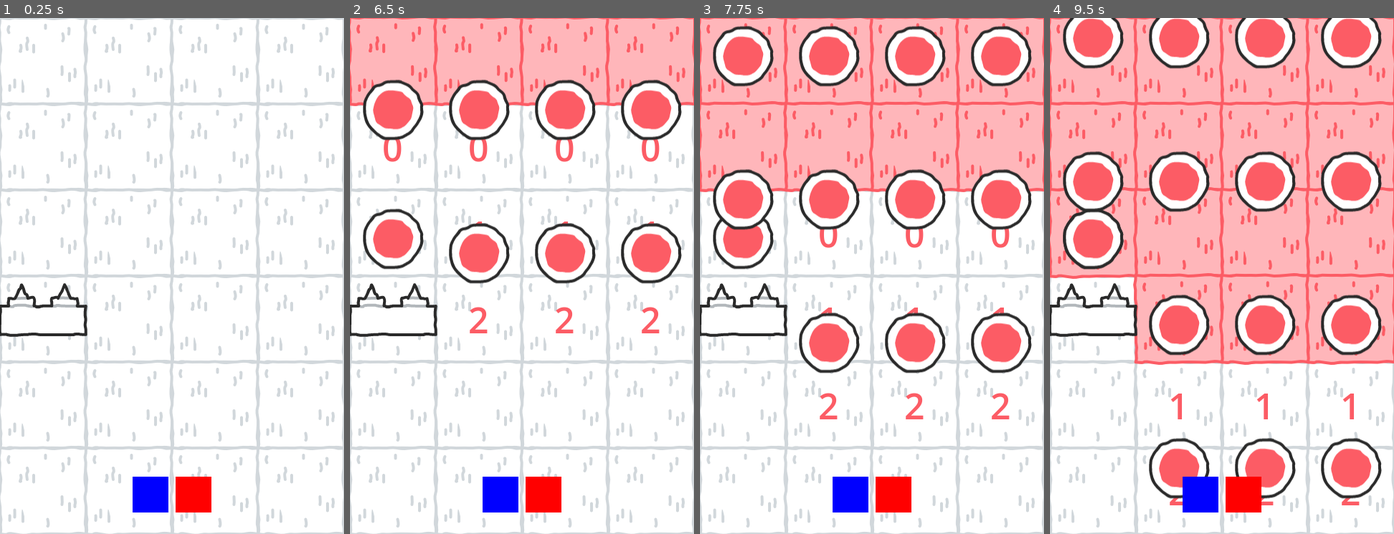
Above: before the commit, frames 1-4 (left to right).
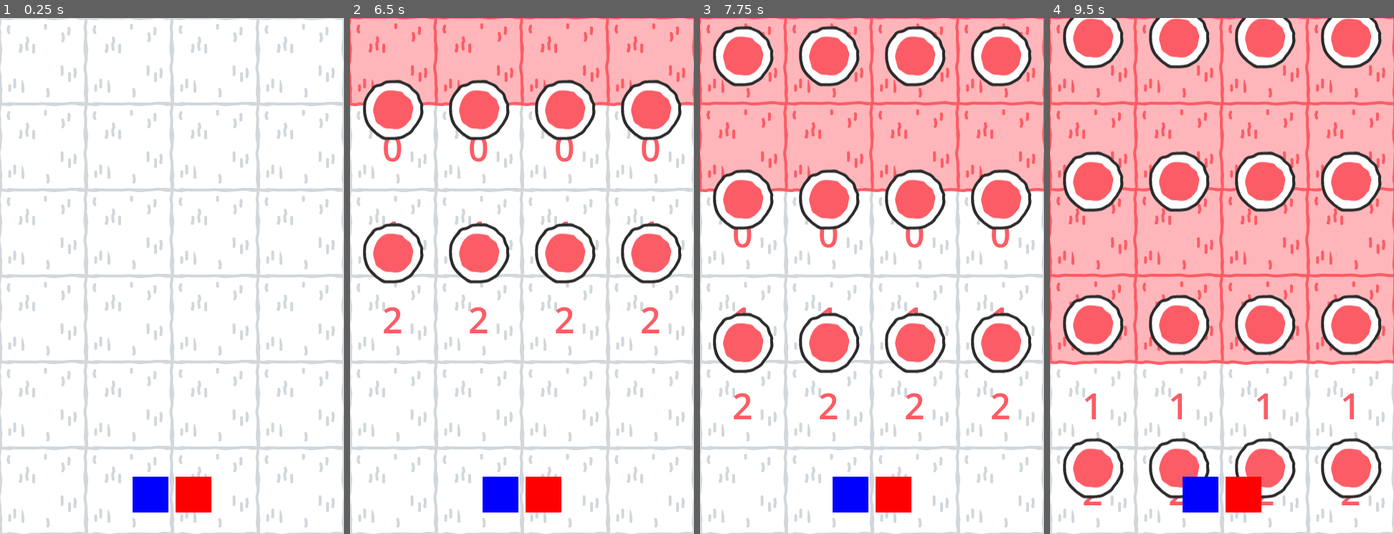
Above: after the commit, the same moments.

Repository: martinboue/ludum-dare-54
Game: Godot game, scene res://src/world.tscn
The game is run twice, just before and just after one commit, with the same random seed, the same clock (stepped at 60 frames per second) and the same inputs.
Inputs (mouse positions are in pixels of both pictures, inside the frame that each line leads up to):
- Up to frame 1 (0.25 s): no input
- Up to frame 2 (6.5 s): tap Enter at 0.5, 2 s; move the mouse to (597, 250) at 0.52 s; click (597, 250) at 0.67 s; tap Space at 1.25, 2.75 s; move the mouse to (453, 301) at 1.27 s; click (453, 301) at 1.42 s; move the mouse to (556, 162) at 2.02 s; click (556, 162) at 2.17 s; move the mouse to (504, 379) at 2.77 s; click (504, 379) at 2.92 s; move the mouse to (625, 353) at 3.52 s; click (625, 353) at 3.67 s; move the mouse to (418, 198) at 4.27 s; click (418, 198) at 4.42 s; move the mouse to (539, 276) at 5.02 s; click (539, 276) at 5.17 s; move the mouse to (470, 147) at 5.77 s; click (470, 147) at 5.92 s
- Up to frame 3 (7.75 s): move the mouse to (947, 250) at 6.52 s; click (947, 250) at 6.67 s; move the mouse to (803, 301) at 7.27 s; click (803, 301) at 7.42 s
- Up to frame 4 (9.5 s): move the mouse to (1256, 162) at 8.02 s; click (1256, 162) at 8.17 s; move the mouse to (1204, 379) at 8.77 s; click (1204, 379) at 8.92 s

The runs differ from the first frame. In frame 1, 0.7% of the frame differs, in the area x 0-26%, y 51-62%; in frame 2, 2.1%; in frame 3, 2.7%; in frame 4, 6.7%, in the area x 0-26%, y 37-95%.

Commit message:
Add defeat screen

Diff:
--- a/src/hud.gd
+++ b/src/hud.gd
@@ -1,10 +1,13 @@
 extends CanvasLayer
 
 signal unit_selection_changed(selected_unit)
+signal restart()
 
 var selected_unit = null
 
 func _ready() -> void:
+	$Defeat.visible = false
+
 	for c in get_tree().get_nodes_in_group("unit_picker"):
 		if c is UnitPicker:
 			c.selection_changed.connect(_raise_unit_selection_changed)
@@ -16,3 +19,9 @@
 	elif selected_unit == value:
 		selected_unit = null
 		unit_selection_changed.emit(selected_unit)
+
+func _on_map_defeat() -> void:
+	$Defeat.visible = true
+
+func _on_defeat_restart() -> void:
+	restart.emit()
--- a/src/hud.tscn
+++ b/src/hud.tscn
@@ -1,7 +1,8 @@
-[gd_scene load_steps=3 format=3 uid="uid://5wxrk2uhicqd"]
+[gd_scene load_steps=4 format=3 uid="uid://5wxrk2uhicqd"]
 
 [ext_resource type="Script" path="res://src/hud.gd" id="1_qj2h8"]
 [ext_resource type="PackedScene" uid="uid://d4cr3cqb57b63" path="res://src/unit_picker.tscn" id="1_vqrfc"]
+[ext_resource type="PackedScene" uid="uid://hxlj6ss44p5n" path="res://src/hud/defeat/defeat.tscn" id="3_3uo3g"]
 
 [node name="HUD" type="CanvasLayer"]
 script = ExtResource("1_qj2h8")
@@ -28,5 +29,19 @@
 color = Color(1, 0, 0, 1)
 value = 1
 
+[node name="Defeat" parent="." instance=ExtResource("3_3uo3g")]
+anchors_preset = 8
+anchor_left = 0.5
+anchor_top = 0.5
+anchor_right = 0.5
+anchor_bottom = 0.5
+offset_left = -108.0
+offset_top = -60.5
+offset_right = 108.0
+offset_bottom = 60.5
+grow_horizontal = 2
+grow_vertical = 2
+
 [connection signal="selection_changed" from="HBoxContainer/DefenderUnit" to="." method="_on_defender_unit_selection_changed"]
 [connection signal="selection_changed" from="HBoxContainer/SoldierUnit" to="." method="_on_soldier_unit_selection_changed"]
+[connection signal="restart" from="Defeat" to="." method="_on_defeat_restart"]
--- /dev/null
+++ b/src/hud/defeat/defeat.gd
@@ -0,0 +1,7 @@
+# Defeat
+extends VBoxContainer
+
+signal restart()
+
+func _on_restart_button_pressed() -> void:
+	restart.emit()
--- /dev/null
+++ b/src/hud/defeat/defeat.tscn
@@ -0,0 +1,22 @@
+[gd_scene load_steps=2 format=3 uid="uid://hxlj6ss44p5n"]
+
+[ext_resource type="Script" path="res://src/hud/defeat/defeat.gd" id="1_rpirh"]
+
+[node name="VBoxContainer" type="VBoxContainer"]
+offset_right = 40.0
+offset_bottom = 40.0
+script = ExtResource("1_rpirh")
+
+[node name="DefeatLabel" type="Label" parent="."]
+layout_mode = 2
+theme_override_colors/font_color = Color(0.988235, 0.360784, 0.396078, 1)
+theme_override_colors/font_outline_color = Color(0.988235, 1, 1, 1)
+theme_override_constants/outline_size = 20
+theme_override_font_sizes/font_size = 60
+text = "DEFEAT"
+
+[node name="RestartButton" type="Button" parent="."]
+layout_mode = 2
+text = "RESTART"
+
+[connection signal="pressed" from="RestartButton" to="." method="_on_restart_button_pressed"]
--- a/src/map/cell/cell.gd
+++ b/src/map/cell/cell.gd
@@ -4,6 +4,8 @@
 @onready var timer = $Timer
 @onready var label = $Label
 @onready var enemy_sprite = $EnemySprite
+
+signal friendly_changed(friendly: bool)
 
 var friendly = true
 var cell_up: Cell
@@ -31,3 +33,4 @@
 	friendly = !friendly
 	enemy_sprite.visible = !friendly
 	label.visible = false
+	friendly_changed.emit(friendly)
--- a/src/map/map.gd
+++ b/src/map/map.gd
@@ -2,8 +2,13 @@
 extends Node2D
 
 @onready var tilemap: TileMap = $TileMap
+
+signal defeat()
+
 var cell_scene = preload("res://src/map/cell/cell.tscn")
 var spawner_scene = preload("res://src/map/spawner/spawner.tscn")
+
+var friendly_cells := 0
 
 func _ready() -> void:
 	# Generate cells on top of the map
@@ -19,6 +24,8 @@
 			tilemap.add_child(cell)
 			cell.position.x = col * cell_width + cell_width / 2.0
 			cell.position.y = row * cell_height + cell_height / 2.0
+			cell.friendly_changed.connect(_on_cell_friendly_changed)
+			friendly_cells += 1
 
 			cell.cell_up = cell_up
 			if cell_up != null:
@@ -32,3 +39,8 @@
 		tilemap.add_child(spawner)
 		spawner.position.x = col * cell_width + cell_width / 2.0
 		spawner.position.y = -cell_height
+
+func _on_cell_friendly_changed(friendly: bool):
+	friendly_cells += 1 if friendly else -1
+	if friendly_cells == 0:
+		defeat.emit()
--- a/src/world.tscn
+++ b/src/world.tscn
@@ -1,18 +1,15 @@
-[gd_scene load_steps=5 format=3 uid="uid://5xxp6pditk76"]
+[gd_scene load_steps=4 format=3 uid="uid://5xxp6pditk76"]
 
 [ext_resource type="Script" path="res://src/world.gd" id="1_0r1rl"]
 [ext_resource type="PackedScene" uid="uid://5wxrk2uhicqd" path="res://src/hud.tscn" id="1_jnbij"]
 [ext_resource type="PackedScene" uid="uid://dv8et4lw8l01b" path="res://src/map/map.tscn" id="1_yghnl"]
-[ext_resource type="PackedScene" uid="uid://c0vj8vuc83lh7" path="res://src/units/defenses/wall/wall.tscn" id="2_7ll8k"]
 
 [node name="World" type="Node2D"]
 script = ExtResource("1_0r1rl")
 
 [node name="Map" parent="." instance=ExtResource("1_yghnl")]
 
-[node name="Wall" parent="Map" instance=ExtResource("2_7ll8k")]
-position = Vector2(60, 415)
-
 [node name="HUD" parent="." instance=ExtResource("1_jnbij")]
 
+[connection signal="defeat" from="Map" to="HUD" method="_on_map_defeat"]
 [connection signal="unit_selection_changed" from="HUD" to="." method="_on_hud_unit_selection_changed"]
